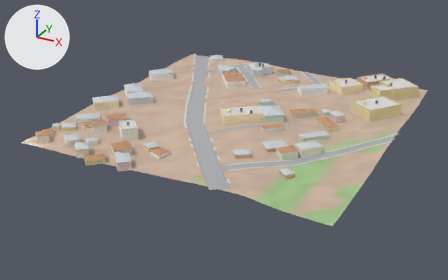
The glTF model city/hi/t_14_-11.glb as it was, and as the next commit left it.
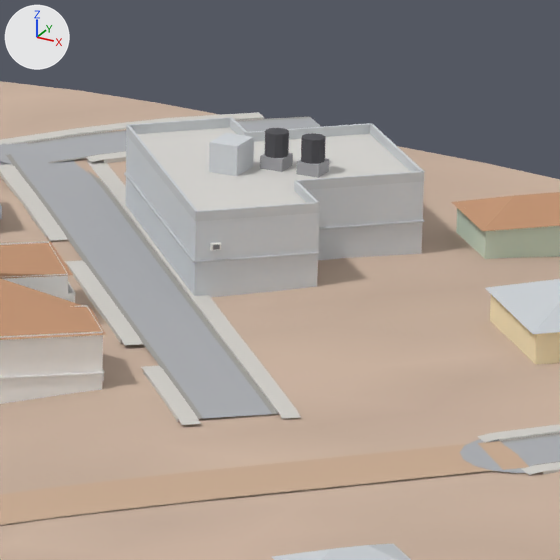
The first picture shows the older version from a 50 mm camera at (3938.0, -3129.0, 203.0) aimed at (3705.0, -2705.0, -9.0). The close-ups show the older and then the newer version on the part from 53% to 63% of the width and 19% to 36% of the height of that picture. Only the edits that show in the close-ups are written down. The axes (+X, +Y, +Z) are drawn at upper left. The lights are the same throughout. Vertices at exactly the same position are counted once.

Script lines for the objects in view, before the commit:
```python
me_buildings_col = bpy.data.meshes.new('Buildings-col')
me_buildings_col.from_pydata(...)  # 676 vertices, 790 faces; spans x 3582.0..3835.0, y -2824.0..-2554.0, z 5.0..22.0
# faces by material slot: [424, 366]
me_buildings_col.materials.append(mat_wall)
me_buildings_col.materials.append(mat_roof)
me_details = bpy.data.meshes.new('Details')
me_details.from_pydata(...)  # 2700 vertices, 4476 faces; spans x 3582.0..3835.0, y -2820.0..-2553.0, z 8.0..25.0
me_details.materials.append(mat_props)
me_sidewalks_col = bpy.data.meshes.new('Sidewalks-col')
me_sidewalks_col.from_pydata(...)  # 1278 vertices, 1654 faces; spans x 3586.0..3842.0, y -2805.0..-2557.0, z 8.0..15.0
me_sidewalks_col.materials.append(mat_sidewalk)
ob_buildings_col = bpy.data.objects.new('Buildings-col', me_buildings_col)
ob_buildings_col.location = (0.0, 0.0, 0.0)
ob_details = bpy.data.objects.new('Details', me_details)
ob_details.location = (0.0, 0.0, 0.0)
ob_sidewalks_col = bpy.data.objects.new('Sidewalks-col', me_sidewalks_col)
ob_sidewalks_col.location = (0.0, 0.0, 0.0)
# also in view: 'Roads-col' at (3712.0, -2688.0, 12.0); 'Terrain-col' at (3712.0, -2688.0, 10.0)
```
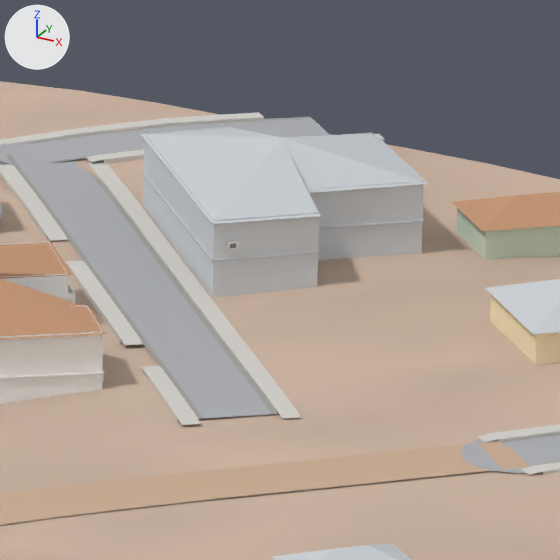
Where the change shows, as pixel boxes [x1, y1, x2, y2] in the close-ups (560 x 560 px; the box of a moved part takes in the faces that stretch with it):
```json
{"object": "Buildings-col", "change": "reshaped", "before": [0, 128, 560, 560], "after": [0, 126, 560, 560]}
{"object": "Details", "change": "reshaped", "before": [0, 117, 424, 381], "after": [0, 170, 424, 381]}
{"part": 1, "of": "me_buildings_col", "change": "reshaped", "before": [125, 128, 411, 297], "after": [140, 126, 429, 298]}
{"part": 2, "of": "me_details", "change": "moved or reshaped", "before": [210, 242, 221, 251], "after": [227, 241, 238, 249]}
{"part": 3, "of": "me_details", "change": "moved or reshaped", "before": [213, 245, 220, 250], "after": [230, 243, 237, 248]}
{"part": 4, "of": "me_details", "change": "deleted", "before": [126, 117, 424, 222]}
{"part": 5, "of": "me_details", "change": "moved or reshaped", "before": [124, 172, 319, 263], "after": [142, 170, 319, 262]}
```

The change, as JSON lines over the scene's bpy script:
```json
{"block": "me_buildings_col", "where": "# used by ob_buildings_col; location = (0.0, 0.0, 0.0)"}
{"op": "remove", "block": "me_buildings_col", "code": "me_buildings_col.from_pydata(...)  # 676 vertices, 790 faces; spans x 3582.0..3835.0, y -2824.0..-2554.0, z 5.0..22.0"}
{"op": "add", "block": "me_buildings_col", "code": "me_buildings_col.from_pydata(...)  # 685 vertices, 798 faces; spans x 3582.0..3835.0, y -2824.0..-2554.0, z 5.0..24.0"}
{"block": "me_buildings_col", "change": "me_buildings_col part 1"}
{"block": "me_buildings_col", "change": "1 vertex is removed from x 3667.0, y -2587.0, z 21.0"}
{"block": "me_buildings_col", "change": "9 faces are deleted"}
{"block": "me_buildings_col", "change": "3 vertices in x 3667.0..3683.0, y -2607.0..-2587.0, z 14.0..21.0 move by (1.0, 1.0, 0.0)"}
{"block": "me_buildings_col", "change": "10 vertices are added at x 3667.0..3695.0, y -2606.0..-2576.0, z 21.0..24.0"}
{"block": "me_buildings_col", "change": "3 new faces join them, mat_wall"}
{"block": "me_buildings_col", "change": "14 new faces join them, mat_roof"}
{"block": "me_buildings_col", "change": "other edits to the shape of me_buildings_col do not show in these pictures"}
{"block": "me_details", "where": "# used by ob_details; location = (0.0, 0.0, 0.0)"}
{"op": "remove", "block": "me_details", "code": "me_details.from_pydata(...)  # 2700 vertices, 4476 faces; spans x 3582.0..3835.0, y -2820.0..-2553.0, z 8.0..25.0"}
{"op": "add", "block": "me_details", "code": "me_details.from_pydata(...)  # 2545 vertices, 4256 faces; spans x 3582.0..3835.0, y -2820.0..-2553.0, z 8.0..25.0"}
{"block": "me_details", "change": "me_details part 2: the loose piece of 8 vertices spanning x 3684.0..3685.0, y -2606.0..-2605.0, z 19.0 is moved by (1.0, 1.0, 0.0)"}
{"block": "me_details", "change": "me_details part 3: the loose piece of 8 vertices spanning x 3684.0, y -2606.0, z 19.0 is moved by (1.0, 1.0, 0.0)"}
{"block": "me_details", "change": "me_details part 4: 15 loose pieces with 155 vertices, spanning x 3666.0..3695.0, y -2607.0..-2577.0, z 21.0..25.0, are deleted"}
{"block": "me_details", "change": "me_details part 5: 12 vertices moved from x 3666.0..3683.0, y -2607.0..-2587.0, z 18.0 to x 3668.0..3684.0, y -2606.0..-2586.0, z 18.0"}
{"block": "me_details", "change": "other edits to the shape of me_details do not show in these pictures"}
```
